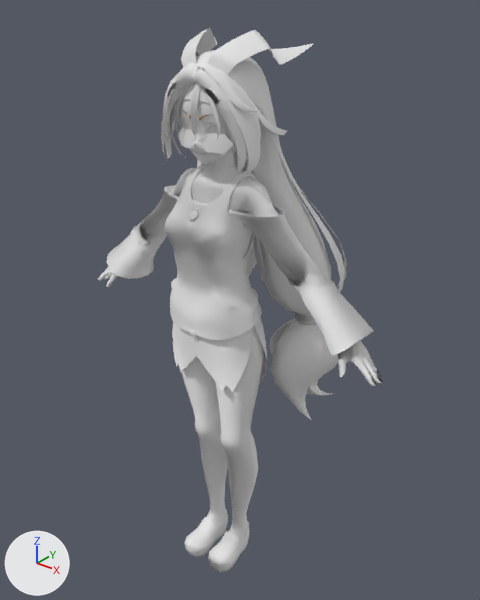
What one commit did to the FBX model Assets/uProcessing/OtherAssets/UnityChan/Animations/unitychan_RUN00_F.fbx.
Before and after are seen from a 50 mm lens placed at (1.055, -1.233, 1.667), pointed at (-0.017, 0.106, 0.837). Every picture has the same lights, and +X, +Y and +Z are marked at lower left. Where no turn or scale is listed for an object, it has been applied to the vertices.

Objects in the first picture: 'MTH_DEF', 'Shirts', 'button', 'cheek', 'hair_accce', 'hair_front', 'hair_frontside', 'hairband', 'kutu', 'shirts_sode', 'shirts_sode_BK', 'skin', 'tail', 'tail_bottom', 'uwagi', 'uwagi_BK', 'uwagi_perker'.
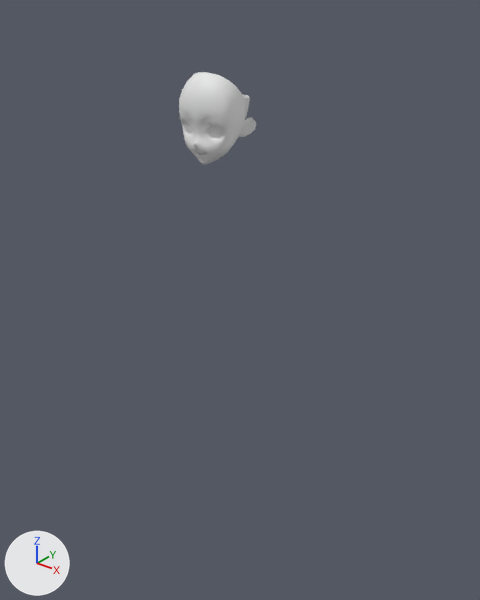
Edits to the scene script, one JSON object a line:
```json
{"op": "remove", "block": "ob_uwagi_bk", "code": ["ob_uwagi_bk = bpy.data.objects.new('uwagi_BK', me_mesh_016)", "ob_uwagi_bk.location = (0.0, 0.0, 0.0)"]}
{"op": "remove", "block": "ob_shirts_sode_bk", "code": ["ob_shirts_sode_bk = bpy.data.objects.new('shirts_sode_BK', me_mesh_020)", "ob_shirts_sode_bk.location = (0.0, 0.0, 0.0)"]}
{"op": "remove", "block": "ob_cheek", "code": ["ob_cheek = bpy.data.objects.new('cheek', me_mesh_023)", "ob_cheek.location = (0.0, 0.0, 0.0)"]}
{"op": "remove", "block": "ob_kutu", "code": ["ob_kutu = bpy.data.objects.new('kutu', me_mesh_014)", "ob_kutu.location = (0.0, 0.0, 0.0)"]}
{"op": "remove", "block": "ob_shirts", "code": ["ob_shirts = bpy.data.objects.new('Shirts', me_mesh_018)", "ob_shirts.location = (0.0, 0.0, 0.0)"]}
{"op": "remove", "block": "ob_shirts_sode", "code": ["ob_shirts_sode = bpy.data.objects.new('shirts_sode', me_mesh_019)", "ob_shirts_sode.location = (0.0, 0.0, 0.0)"]}
{"op": "remove", "block": "ob_tail_bottom", "code": ["ob_tail_bottom = bpy.data.objects.new('tail_bottom', me_mesh_011)", "ob_tail_bottom.location = (0.0, 0.0, 0.0)"]}
{"op": "remove", "block": "ob_hair_accce", "code": ["ob_hair_accce = bpy.data.objects.new('hair_accce', me_mesh_012)", "ob_hair_accce.location = (0.0, 0.0, 0.0)"]}
{"op": "remove", "block": "ob_hair_front", "code": ["ob_hair_front = bpy.data.objects.new('hair_front', me_mesh_010)", "ob_hair_front.location = (0.0, 0.0, 0.0)"]}
{"op": "remove", "block": "ob_hairband", "code": ["ob_hairband = bpy.data.objects.new('hairband', me_mesh_022)", "ob_hairband.location = (0.0, 0.0, 0.0)"]}
{"op": "remove", "block": "ob_uwagi_perker", "code": ["ob_uwagi_perker = bpy.data.objects.new('uwagi_perker', me_mesh_017)", "ob_uwagi_perker.location = (0.0, 0.0, 0.0)"]}
{"op": "remove", "block": "ob_button", "code": ["ob_button = bpy.data.objects.new('button', me_mesh_021)", "ob_button.location = (0.0, 0.0, 0.0)"]}
{"op": "remove", "block": "ob_skin", "code": ["ob_skin = bpy.data.objects.new('skin', me_mesh_013)", "ob_skin.location = (0.0, 0.0, 0.0)"]}
{"op": "remove", "block": "ob_hair_frontside", "code": ["ob_hair_frontside = bpy.data.objects.new('hair_frontside', me_mesh_009)", "ob_hair_frontside.location = (0.0, 0.0, 0.0)"]}
{"op": "remove", "block": "ob_tail", "code": ["ob_tail = bpy.data.objects.new('tail', me_mesh_008)", "ob_tail.location = (0.0, 0.0, 0.0)"]}
{"op": "remove", "block": "ob_uwagi", "code": ["ob_uwagi = bpy.data.objects.new('uwagi', me_mesh_015)", "ob_uwagi.location = (0.0, 0.0, 0.0)"]}
```

Boxes (x1, y1, x2, y2) around the edits, measured in the pictures (480 x 600 px):
```json
{"object": "uwagi", "change": "deleted", "before": [165, 169, 262, 340]}
{"object": "shirts_sode", "change": "deleted", "before": [106, 186, 374, 356]}
{"object": "uwagi_perker", "change": "deleted", "before": [181, 163, 261, 543]}
{"object": "tail", "change": "deleted", "before": [196, 50, 347, 316]}
{"object": "skin", "change": "deleted", "before": [98, 149, 383, 386]}
{"object": "hair_frontside", "change": "deleted", "before": [161, 62, 287, 176]}
{"object": "tail_bottom", "change": "deleted", "before": [270, 318, 338, 420]}
{"object": "Shirts", "change": "deleted", "before": [172, 317, 267, 392]}
{"object": "hairband", "change": "deleted", "before": [181, 27, 314, 103]}
{"object": "kutu", "change": "deleted", "before": [184, 508, 249, 573]}
{"object": "hair_front", "change": "deleted", "before": [170, 62, 261, 168]}
{"object": "cheek", "change": "deleted", "before": [178, 127, 234, 154]}
{"object": "hair_accce", "change": "deleted", "before": [294, 312, 316, 325]}
{"object": "uwagi_BK", "change": "deleted", "before": [190, 176, 254, 259]}
{"object": "button", "change": "deleted", "before": [189, 208, 199, 340]}
{"object": "shirts_sode_BK", "change": "deleted", "before": [165, 186, 284, 215]}
{"object": "MTH_DEF", "change": "unchanged, uncovered by the edit", "before": [180, 99, 231, 165], "after": [179, 72, 245, 165]}
```
